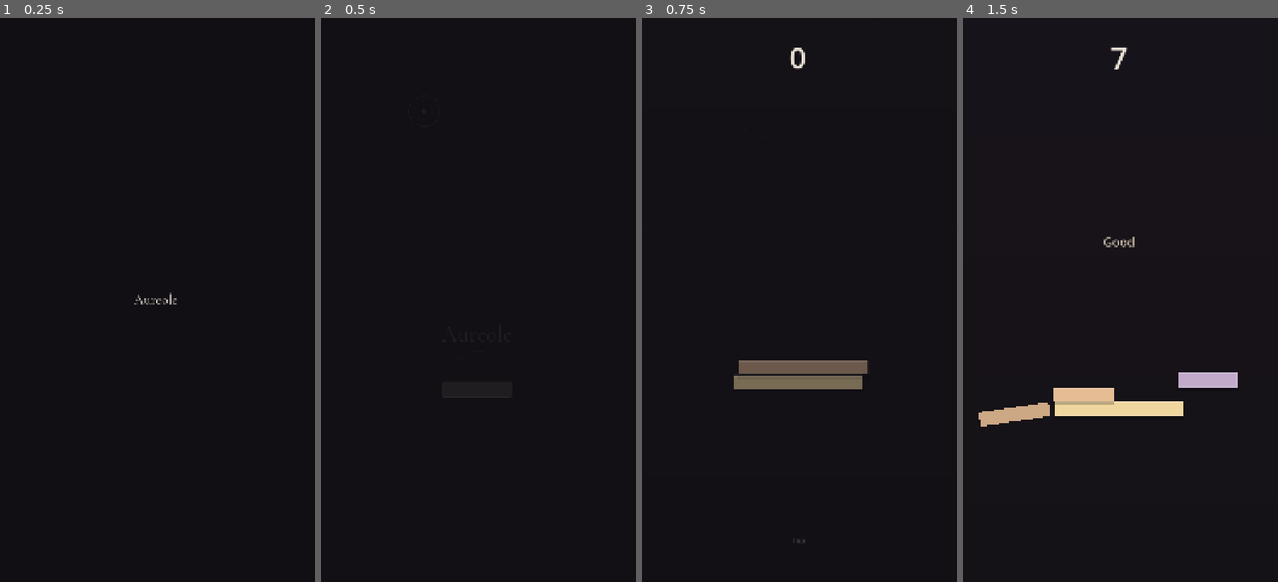
Above: before the commit, frames 1-4 (left to right).
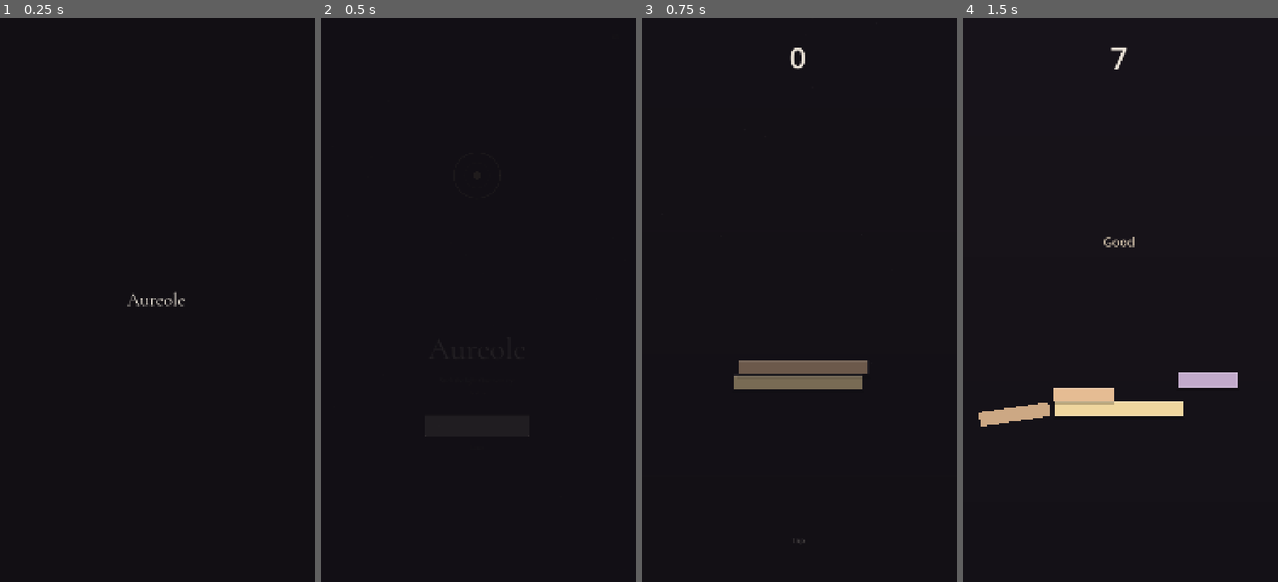
Above: after the commit, the same moments.

Repository: quocXEM/aureole
Game: Godot game, scene res://scenes/boot.tscn
Two runs of this game, one before a commit and one after it. Both use one fixed random seed, a clock stepped at 60 frames per second and the inputs below.
Inputs (mouse positions are in pixels of both pictures, inside the frame that each line leads up to):
- Up to frame 1 (0.25 s): no input
- Up to frame 2 (0.5 s): no input
- Up to frame 3 (0.75 s): click "Play" at 0.5 s
- Up to frame 4 (1.5 s): tap Enter at 1.25 s; move the mouse to (1189, 271) at 1.27 s; click (1189, 271) at 1.42 s

The runs differ from the first frame. In frame 1, 0.2% of the frame differs, in the area x 40-59%, y 48-52%; in frame 2, less than 0.1%; in frame 3, nothing differs; in frame 4, nothing differs.

Commit message:
Mobile-first: portrait 1080×1920, renderer mobile, cửa sổ preview 540×960.
Co-authored-by: Cursor <cursoragent@cursor.com>

Diff:
--- a/assets/ui/theme.gd
+++ b/assets/ui/theme.gd
@@ -20,19 +20,19 @@
 	var bold := _font("res://assets/fonts/CormorantGaramond-SemiBold.ttf")
 	if reg:
 		theme.default_font = reg
-		theme.default_font_size = 20
+		theme.default_font_size = 24
 	var ink := Color(0.12, 0.1, 0.09, 1)
 	var cream := Color(0.96, 0.93, 0.88, 0.95)
 	var line := Color(0.2, 0.16, 0.12, 0.45)
-	var n := _box(cream, line, 1, 20, 14)
-	var h := _box(Color(0.98, 0.96, 0.92, 1), Color(0.15, 0.12, 0.1, 0.7), 1, 20, 14)
+	var n := _box(cream, line, 1, 28, 18)
+	var h := _box(Color(0.98, 0.96, 0.92, 1), Color(0.15, 0.12, 0.1, 0.7), 1, 28, 18)
 	theme.set_stylebox("normal", "Button", n)
 	theme.set_stylebox("hover", "Button", h)
 	theme.set_stylebox("pressed", "Button", n)
 	theme.set_stylebox("focus", "Button", h)
 	theme.set_color("font_color", "Button", ink)
 	theme.set_color("font_hover_color", "Button", ink)
-	theme.set_font_size("font_size", "Button", 22)
+	theme.set_font_size("font_size", "Button", 26)
 	if bold:
 		theme.set_font("font", "Button", bold)
 	theme.set_color("font_color", "Label", cream)
--- a/scenes/boot.tscn
+++ b/scenes/boot.tscn
@@ -23,12 +23,12 @@
 anchor_top = 0.5
 anchor_right = 0.5
 anchor_bottom = 0.5
-offset_left = -160.0
-offset_top = -40.0
-offset_right = 160.0
-offset_bottom = 40.0
+offset_left = -240.0
+offset_top = -60.0
+offset_right = 240.0
+offset_bottom = 60.0
 theme_override_colors/font_color = Color(0.96, 0.93, 0.88, 0.95)
-theme_override_font_sizes/font_size = 48
+theme_override_font_sizes/font_size = 64
 text = "Aureole"
 horizontal_alignment = 1
 vertical_alignment = 1
--- a/scenes/main_menu.tscn
+++ b/scenes/main_menu.tscn
@@ -34,33 +34,33 @@
 
 [node name="BrandRing" type="Node2D" parent="."]
 unique_name_in_owner = true
-position = Vector2(360, 320)
+position = Vector2(540, 480)
 script = ExtResource("2")
 
 [node name="Center" type="VBoxContainer" parent="."]
 layout_mode = 1
 anchors_preset = 8
 anchor_left = 0.5
-anchor_top = 0.55
+anchor_top = 0.58
 anchor_right = 0.5
-anchor_bottom = 0.55
-offset_left = -220.0
-offset_top = -40.0
-offset_right = 220.0
-offset_bottom = 280.0
-theme_override_constants/separation = 10
+anchor_bottom = 0.58
+offset_left = -320.0
+offset_top = -60.0
+offset_right = 320.0
+offset_bottom = 380.0
+theme_override_constants/separation = 14
 alignment = 1
 
 [node name="Title" type="Label" parent="Center"]
 unique_name_in_owner = true
 layout_mode = 2
 theme_override_colors/font_color = Color(0.96, 0.93, 0.88, 1)
-theme_override_font_sizes/font_size = 78
+theme_override_font_sizes/font_size = 108
 text = "Aureole"
 horizontal_alignment = 1
 
 [node name="Rule" type="ColorRect" parent="Center"]
-custom_minimum_size = Vector2(48, 1)
+custom_minimum_size = Vector2(64, 2)
 layout_mode = 2
 size_flags_horizontal = 4
 color = Color(0.94, 0.84, 0.62, 0.4)
@@ -69,7 +69,7 @@
 unique_name_in_owner = true
 layout_mode = 2
 theme_override_colors/font_color = Color(0.9, 0.86, 0.8, 0.62)
-theme_override_font_sizes/font_size = 16
+theme_override_font_sizes/font_size = 22
 text = "Stack the light. One more try."
 horizontal_alignment = 1
 autowrap_mode = 2
@@ -78,27 +78,30 @@
 unique_name_in_owner = true
 layout_mode = 2
 theme_override_colors/font_color = Color(0.94, 0.84, 0.62, 0.5)
-theme_override_font_sizes/font_size = 14
+theme_override_font_sizes/font_size = 20
 text = "Best  0"
 horizontal_alignment = 1
 
 [node name="Gap" type="Control" parent="Center"]
-custom_minimum_size = Vector2(0, 24)
+custom_minimum_size = Vector2(0, 36)
 layout_mode = 2
 
 [node name="PlayBtn" type="Button" parent="Center"]
 unique_name_in_owner = true
-custom_minimum_size = Vector2(240, 54)
+custom_minimum_size = Vector2(360, 72)
 layout_mode = 2
 size_flags_horizontal = 4
+theme_override_font_sizes/font_size = 28
 text = "Play"
 
 [node name="LeaveBtn" type="Button" parent="Center"]
 unique_name_in_owner = true
+custom_minimum_size = Vector2(0, 48)
 layout_mode = 2
 size_flags_horizontal = 4
 flat = true
 theme_type_variation = &"GhostButton"
+theme_override_font_sizes/font_size = 20
 text = "Leave"
 
 [node name="LangBtn" type="Button" parent="."]
@@ -107,13 +110,13 @@
 anchors_preset = 1
 anchor_left = 1.0
 anchor_right = 1.0
-offset_left = -72.0
-offset_top = 28.0
-offset_right = -24.0
-offset_bottom = 56.0
+offset_left = -100.0
+offset_top = 48.0
+offset_right = -36.0
+offset_bottom = 88.0
 flat = true
 theme_type_variation = &"GhostButton"
-theme_override_font_sizes/font_size = 13
+theme_override_font_sizes/font_size = 18
 text = "EN"
 
 [node name="Version" type="Label" parent="."]
@@ -123,11 +126,11 @@
 anchor_top = 1.0
 anchor_right = 1.0
 anchor_bottom = 1.0
-offset_left = -80.0
-offset_top = -36.0
-offset_right = -24.0
-offset_bottom = -16.0
+offset_left = -120.0
+offset_top = -56.0
+offset_right = -36.0
+offset_bottom = -28.0
 theme_override_colors/font_color = Color(0.9, 0.86, 0.8, 0.25)
-theme_override_font_sizes/font_size = 11
-text = "v0.1.0"
+theme_override_font_sizes/font_size = 14
+text = "v0.1.1"
 horizontal_alignment = 2
--- a/scripts/ui/brand_ring.gd
+++ b/scripts/ui/brand_ring.gd
@@ -3,6 +3,6 @@
 
 
 func _draw() -> void:
-	draw_arc(Vector2.ZERO, 52.0, 0.0, TAU, 64, Color(0.94, 0.84, 0.62, 0.55), 3.0, true)
-	draw_arc(Vector2.ZERO, 28.0, 0.0, TAU, 48, Color(0.94, 0.84, 0.62, 0.22), 1.5, true)
-	draw_circle(Vector2.ZERO, 8.0, Color(0.94, 0.84, 0.62, 0.85))
+	draw_arc(Vector2.ZERO, 78.0, 0.0, TAU, 72, Color(0.94, 0.84, 0.62, 0.55), 4.0, true)
+	draw_arc(Vector2.ZERO, 42.0, 0.0, TAU, 56, Color(0.94, 0.84, 0.62, 0.22), 2.0, true)
+	draw_circle(Vector2.ZERO, 12.0, Color(0.94, 0.84, 0.62, 0.85))
--- a/scripts/ui/main_menu.gd
+++ b/scripts/ui/main_menu.gd
@@ -12,6 +12,9 @@
 
 
 func _ready() -> void:
+	# Center brand ring on viewport (mobile + desktop)
+	var vs := get_viewport_rect().size
+	ring.position = Vector2(vs.x * 0.5, vs.y * 0.28)
 	play_btn.pressed.connect(_play)
 	leave_btn.pressed.connect(func() -> void: get_tree().quit())
 	lang_btn.pressed.connect(_toggle_lang)
@@ -19,8 +22,8 @@
 	Loc.language_changed.connect(func(_c): _refresh())
 	modulate.a = 0.0
 	create_tween().tween_property(self, "modulate:a", 1.0, 0.5)
-	# Soft dust
-	var dust: Node2D = (load("res://scripts/fx/dust.gd") as GDScript).new()
+	var dust := Node2D.new()
+	dust.set_script(preload("res://scripts/fx/dust.gd"))
 	$Atmosphere.add_child(dust)
 
 
Not shown, added: assets/fonts/CormorantGaramond-Regular.ttf.import
Not shown, added: assets/fonts/CormorantGaramond-SemiBold.ttf.import
Not shown, added: icon.svg.import
Not shown, added: scripts/ui/brand_ring.gd.uid
Not shown, changed: README.md
Not shown, added: docs/MOBILE.md
